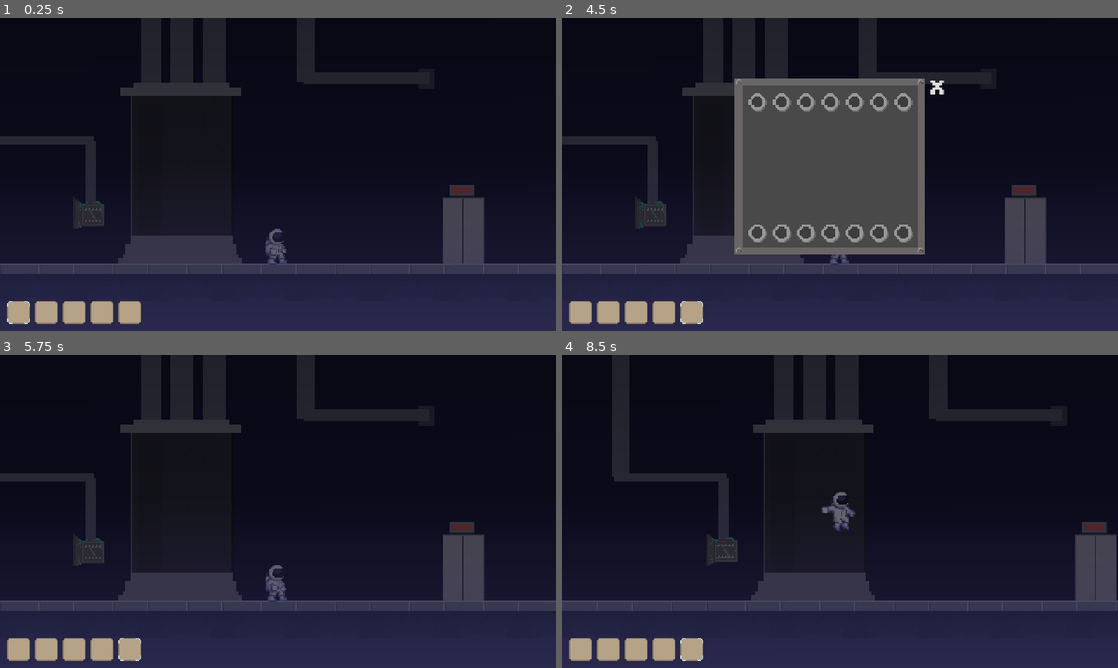
Above: before the commit, frames 1-4 (two rows, left to right).
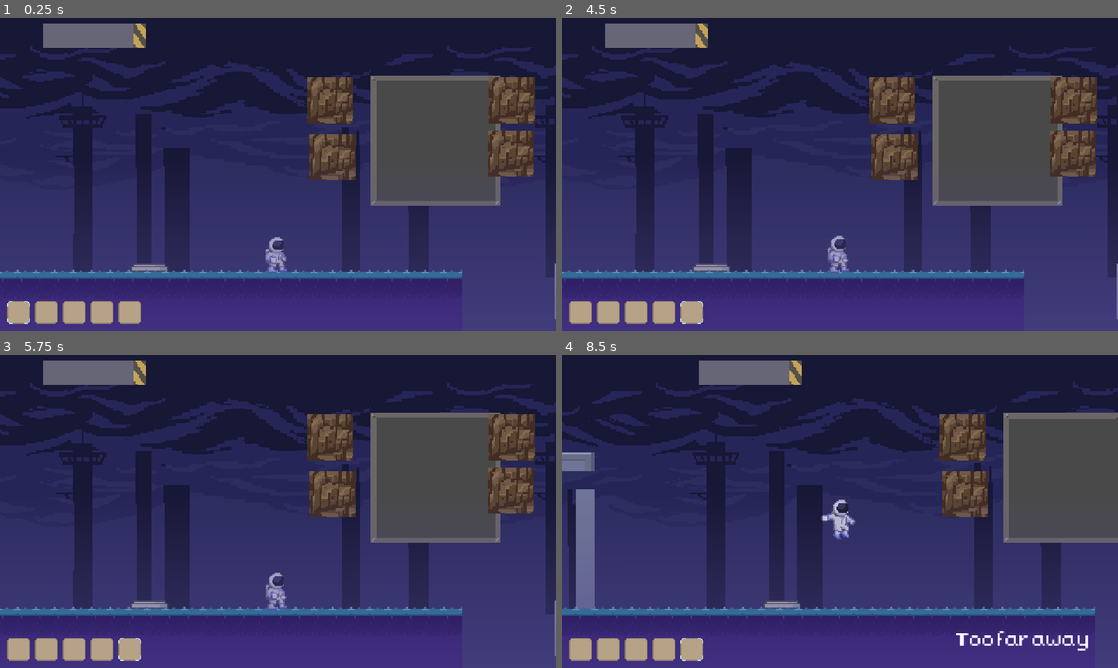
Above: after the commit, the same moments.

Repository: duncanLee003/Expedition_Odyssey
Game: Godot game, scene res://levels/truelevel_1.tscn
The game is run twice, just before and just after one commit, with the same random seed, the same clock (stepped at 60 frames per second) and the same inputs. This scene is started directly instead of the project's main scene.
Inputs (mouse positions are in pixels of both pictures, inside the frame that each line leads up to):
- Up to frame 1 (0.25 s): no input
- Up to frame 2 (4.5 s): click (578, 312) at 0.5 s; click (606, 312) at 1.25 s; click (634, 312) at 2 s; click (662, 312) at 2.75 s; click (689, 312) at 3.5 s; tap Enter at 4.25 s; drag from (650, 212) to (1023, 218) at 4.27 s
- Up to frame 3 (5.75 s): click (378, 423) at 5 s, where only the run before the commit has a clickable "X"
- Up to frame 4 (8.5 s): tap Space (jump) at 5.75, 8.27 s; drag from (1023, 555) to (650, 549) at 5.77 s; move the mouse to (895, 442) at 6.52 s; hold A (move_left) 6.53-7.25 s; tap L (shoot) at 6.6 s; click (895, 442) at 6.67 s; drag from (812, 574) to (673, 464) at 7.27 s; move the mouse to (1006, 558) at 8.02 s; hold D (move_right) from 8.03 s (still down); tap W (enter_door) at 8.1 s; click (1006, 558) at 8.17 s

The runs differ from the first frame. In frame 1, 93% of the frame differs, in the area x 0-100%, y 0-100%; in frame 2, 92%; in frame 3, 93%; in frame 4, 92%.

Commit message:
hate myself

Diff:
--- a/collectables/collectable.gd
+++ b/collectables/collectable.gd
@@ -30,5 +30,16 @@
 		im.show_message(text)
 
 func collect(inventory: Inventory):
+	# ALWAYS add item to inventory
 	inventory.insert(itemRes)
+
+	# ONLY count wires
+	if item_id == "wire":
+		GameState.wires_collected += 1
+
+		if GameState.wires_collected == GameState.wires_required:
+			show_message("You have enough wires now")
+
+		print("Wires:", GameState.wires_collected)
+
 	queue_free()
--- a/collectables/inventory_gui.gd
+++ b/collectables/inventory_gui.gd
@@ -9,6 +9,8 @@
 @onready var ItemStackGuiClass = preload("res://collectables/itemsStackGui.tscn")
 @onready var slots: Array = $NinePatchRect/inventory_page/GridContainer.get_children()
 @onready var hotbar = null
+@onready var map_image = $NinePatchRect/info_page/MapImage
+@onready var map_puzzle = get_tree().get_first_node_in_group("map_puzzle")
 
 var itemInHand: ItemStackGui
 
@@ -33,7 +35,15 @@
 var button_base_positions = {}
 
 func _ready():
+	if map_puzzle:
+		map_puzzle.map_completed.connect(_on_map_completed)
+
+	# restore state
+	if GameState.map_completed:
+		show_map()
+
 	await get_tree().process_frame
+
 
 	hotbar = get_tree().get_first_node_in_group("hotbar")
 
@@ -52,7 +62,7 @@
 	for b in buttons:
 		button_base_positions[b] = b.position
 	# default page
-	select_page("inventory")
+	select_page(GameState.journal_page)
 
 
 # ----------------------------
@@ -88,6 +98,8 @@
 	visible = true
 	isOpen = true
 	opened.emit()
+	await get_tree().process_frame
+	select_page(GameState.journal_page)
 
 func close():
 	visible = false
@@ -182,19 +194,28 @@
 # ----------------------------
 # PAGE SYSTEM
 # ----------------------------
-
 func select_page(page: String):
-	# show pages
-	inventory_page.visible = page == "inventory"
-	settings_page.visible = page == "settings"
-	quest_page.visible = page == "quest"
-	info_page.visible = page == "info"
-
-	# reset buttons
+	GameState.journal_page = page
+
+	inventory_page.visible = false
+	settings_page.visible = false
+	quest_page.visible = false
+	info_page.visible = false
+
+	match page:
+		"inventory":
+			inventory_page.visible = true
+		"settings":
+			settings_page.visible = true
+		"quest":
+			quest_page.visible = true
+		"info":
+			info_page.visible = true
+
+	# buttons
 	for b in buttons:
 		reset_button(b)
 
-	# activate correct button
 	match page:
 		"inventory":
 			activate_button(inventory_button)
@@ -205,7 +226,6 @@
 		"info":
 			activate_button(info_button)
 
-
 func activate_button(btn: Button):
 	var base_pos = button_base_positions[btn]
 
@@ -235,3 +255,12 @@
 
 func _on_info_button_pressed():
 	select_page("info")
+
+
+
+func _on_map_completed():
+	show_map()
+
+
+func show_map():
+	map_image.visible = true
--- a/collectables/inventory_gui.tscn
+++ b/collectables/inventory_gui.tscn
@@ -8,6 +8,7 @@
 [ext_resource type="Texture2D" uid="uid://cupr5hs6y0s3b" path="res://assets/questsBK.png" id="6_e80lq"]
 [ext_resource type="Texture2D" uid="uid://be5841hoonrp4" path="res://assets/settingsBK.png" id="7_rvnjd"]
 [ext_resource type="Texture2D" uid="uid://da7brtym8037g" path="res://assets/pagesBK.png" id="8_3818x"]
+[ext_resource type="Texture2D" uid="uid://g2lkptjqmtr6" path="res://assets/GoldCup.png" id="9_rvnjd"]
 
 [node name="InventoryGui" type="Control" unique_id=1905662609]
 custom_minimum_size = Vector2(128, 80)
@@ -153,6 +154,15 @@
 offset_right = 40.0
 offset_bottom = 40.0
 
+[node name="MapImage" type="TextureRect" parent="NinePatchRect/info_page" unique_id=1632949169]
+visible = false
+layout_mode = 0
+offset_left = 30.0
+offset_top = 21.0
+offset_right = 70.0
+offset_bottom = 61.0
+texture = ExtResource("9_rvnjd")
+
 [connection signal="pressed" from="inventory_button" to="." method="_on_inventory_button_pressed"]
 [connection signal="pressed" from="quest_button" to="." method="_on_quest_button_pressed"]
 [connection signal="pressed" from="settings_button" to="." method="_on_settings_button_pressed"]
--- a/doortest2/coretest.gd
+++ b/doortest2/coretest.gd
@@ -13,6 +13,8 @@
 
 	if GameState.core_powered:
 		apply_powered_state()
+	if GameState.green_filter_enabled:
+		apply_green_filter()
 	if wire_manager:
 		wire_manager.puzzle_completed.connect(_on_puzzle_completed)
 
@@ -20,7 +22,9 @@
 	$AnimatedSprite2D.play("turningon")
 	await $AnimatedSprite2D.animation_finished
 	GameState.core_powered = true
+	GameState.green_filter_enabled = true
 	powered_on.emit()
+	apply_green_filter()
 
 	darkness.visible = false
 	green_light.visible = true
@@ -28,3 +32,11 @@
 func apply_powered_state():
 	$AnimatedSprite2D.play("turningon")
 	$AnimatedSprite2D.frame = $AnimatedSprite2D.sprite_frames.get_frame_count("turningon") - 1
+
+
+func apply_green_filter():
+	# remove darkness
+	darkness.visible = false
+
+	# enable green filter
+	green_light.visible = true
--- a/inventory/inventory.gd
+++ b/inventory/inventory.gd
@@ -46,3 +46,19 @@
 		return
 
 	removeItemAtIndex(index)
+
+func remove_item_by_name(name: String, amount: int):
+	for slot in slots:
+		if slot.item and slot.item.name == name:
+			var remove_amount = min(amount, slot.amount)
+			slot.amount -= remove_amount
+			amount -= remove_amount
+
+			if slot.amount <= 0:
+				slot.item = null
+				slot.amount = 0
+
+			if amount <= 0:
+				break
+
+	updated.emit()
--- a/levels/truelevel_1.tscn
+++ b/levels/truelevel_1.tscn
@@ -33,6 +33,8 @@
 [ext_resource type="PackedScene" uid="uid://b8k23a1aof1vy" path="res://doortest2/coretest.tscn" id="31_c5kou"]
 [ext_resource type="Texture2D" uid="uid://d0fypmxs6hla5" path="res://assets/greenFilter.png" id="32_c5kou"]
 [ext_resource type="PackedScene" uid="uid://cr53ucmoih3bx" path="res://doortest2/elevator_door.tscn" id="33_hunqi"]
+[ext_resource type="PackedScene" uid="uid://dpwbm3kr0trf6" path="res://tutorial_trigger.tscn" id="34_aqj6o"]
+[ext_resource type="PackedScene" uid="uid://tqawc37ha1re" path="res://mappuzzles/map_puzzle_ui.tscn" id="35_apmpi"]
 
 [sub_resource type="TileSetAtlasSource" id="TileSetAtlasSource_53r3j"]
 texture = ExtResource("7_k8aie")
@@ -684,7 +686,7 @@
 scroll_offset = Vector2(36, 41)
 
 [node name="Player" parent="." index="7" unique_id=338436204]
-position = Vector2(5133, 16)
+position = Vector2(4081, 16)
 
 [node name="Camera2D" parent="Player" index="3" unique_id=1679476865]
 position = Vector2(0, 0)
@@ -790,13 +792,13 @@
 position = Vector2(4212, -251)
 
 [node name="key2" parent="." index="21" unique_id=1808054208 instance=ExtResource("14_apmpi")]
-position = Vector2(4196, -214)
+position = Vector2(4190, -222)
 
 [node name="Barrier2" parent="." index="22" unique_id=368612046 instance=ExtResource("18_3j2fo")]
 position = Vector2(4253, -215)
 
 [node name="keycard" parent="." index="23" unique_id=2099837322 instance=ExtResource("24_53r3j")]
-position = Vector2(2537, -562)
+position = Vector2(3505, -104)
 itemRes = ExtResource("25_5wf4s")
 
 [node name="Pcbuilding" type="Sprite2D" parent="." index="24" unique_id=1140397853]
@@ -849,6 +851,42 @@
 collision_mask = 3
 next_scene = "Level1pc"
 
+[node name="scrap4" parent="." index="33" unique_id=2054571216 instance=ExtResource("13_aqj6o")]
+position = Vector2(4496, 30)
+item_id = "wire"
+
+[node name="scrap5" parent="." index="34" unique_id=1973430665 instance=ExtResource("13_aqj6o")]
+position = Vector2(4525, 25)
+item_id = "wire"
+
+[node name="scrap6" parent="." index="35" unique_id=1343404196 instance=ExtResource("13_aqj6o")]
+position = Vector2(4544, 32)
+item_id = "wire"
+
+[node name="scrap7" parent="." index="36" unique_id=1705404427 instance=ExtResource("13_aqj6o")]
+position = Vector2(4579, 29)
+item_id = "wire"
+
+[node name="scrap8" parent="." index="37" unique_id=1678060077 instance=ExtResource("13_aqj6o")]
+position = Vector2(4623, 28)
+item_id = "wire"
+
+[node name="scrap9" parent="." index="38" unique_id=1067890320 instance=ExtResource("13_aqj6o")]
+position = Vector2(4659, 25)
+item_id = "wire"
+
+[node name="scrap10" parent="." index="39" unique_id=1062203182 instance=ExtResource("13_aqj6o")]
+position = Vector2(4690, 28)
+item_id = "wire"
+
+[node name="TutorialTrigger" parent="." index="40" unique_id=216174702 instance=ExtResource("34_aqj6o")]
+position = Vector2(102, 66)
+message = "hellot"
+trigger_once = false
+
+[node name="MapPuzzleUI" parent="." index="41" unique_id=1469025354 instance=ExtResource("35_apmpi")]
+position = Vector2(4161, -113)
+
 [connection signal="closed" from="CanvasLayer/InventoryGui" to="Player" method="_on_inventory_gui_closed"]
 [connection signal="opened" from="CanvasLayer/InventoryGui" to="Player" method="_on_inventory_gui_opened"]
 [connection signal="body_entered" from="PressurePlate" to="PressurePlate" method="_on_body_entered"]
--- /dev/null
+++ b/mappuzzles/map_puzzle_ui.gd
@@ -0,0 +1,27 @@
+extends Node2D
+
+signal map_completed
+
+var completed := false
+
+
+func check_complete():
+	if completed:
+		return
+
+	for piece in get_tree().get_nodes_in_group("map_pieces"):
+		if not piece.locked:
+			return
+
+	_on_map_completed()
+
+
+func _on_map_completed():
+	if completed:
+		return
+
+	completed = true
+	GameState.map_completed = true
+
+	emit_signal("map_completed")
+	print("MAP COMPLETED")
--- /dev/null
+++ b/mappuzzles/map_puzzle_ui.tscn
@@ -0,0 +1,103 @@
+[gd_scene format=3 uid="uid://tqawc37ha1re"]
+
+[ext_resource type="Script" uid="uid://cffb02s8on7tl" path="res://mappuzzles/map_puzzle_ui.gd" id="1_y8wk1"]
+[ext_resource type="Texture2D" uid="uid://bwnbtgpjrnvtk" path="res://assets/panelEmpty.png" id="2_j0uuk"]
+[ext_resource type="Texture2D" uid="uid://bmfd4jh4eog3m" path="res://assets/all-rock-tiles_03.png" id="2_nxe4b"]
+[ext_resource type="Script" uid="uid://b44ck1uk3hwgk" path="res://mappuzzles/piece.gd" id="3_j0uuk"]
+[ext_resource type="Script" uid="uid://bottfxngs6qmb" path="res://mappuzzles/snap_zone_1.gd" id="4_44ol8"]
+
+[node name="MapPuzzleUI" type="Node2D" unique_id=1469025354 groups=["map_puzzle"]]
+script = ExtResource("1_y8wk1")
+
+[node name="TextureRect" type="TextureRect" parent="." unique_id=165048455]
+offset_top = -1.0
+offset_right = 224.0
+offset_bottom = 224.0
+scale = Vector2(0.5, 0.5)
+texture = ExtResource("2_j0uuk")
+
+[node name="Piece1" type="TextureRect" parent="." unique_id=573892046]
+offset_left = -55.0
+offset_right = -15.0
+offset_bottom = 40.0
+texture = ExtResource("2_nxe4b")
+script = ExtResource("3_j0uuk")
+
+[node name="Piece2" type="TextureRect" parent="." unique_id=624657675]
+offset_left = 102.0
+offset_right = 142.0
+offset_bottom = 40.0
+texture = ExtResource("2_nxe4b")
+script = ExtResource("3_j0uuk")
+
+[node name="Piece3" type="TextureRect" parent="." unique_id=491904991]
+offset_left = -53.0
+offset_top = 49.0
+offset_right = -13.0
+offset_bottom = 89.0
+texture = ExtResource("2_nxe4b")
+script = ExtResource("3_j0uuk")
+
+[node name="Piece4" type="TextureRect" parent="." unique_id=492728539]
+offset_left = 101.0
+offset_top = 46.0
+offset_right = 141.0
+offset_bottom = 86.0
+texture = ExtResource("2_nxe4b")
+script = ExtResource("3_j0uuk")
+
+[node name="SnapZone1" type="Control" parent="." unique_id=765903131 groups=["snap_zones"]]
+layout_mode = 3
+anchors_preset = 0
+offset_right = 40.0
+offset_bottom = 40.0
+script = ExtResource("4_44ol8")
+correct_piece_name = "Piece1"
+
+[node name="SnapPoint" type="Control" parent="SnapZone1" unique_id=308261667]
+anchors_preset = 0
+offset_right = 40.0
+offset_bottom = 40.0
+
+[node name="SnapZone2" type="Control" parent="." unique_id=354531399 groups=["snap_zones"]]
+layout_mode = 3
+anchors_preset = 0
+offset_left = 40.0
+offset_right = 80.0
+offset_bottom = 40.0
+script = ExtResource("4_44ol8")
+correct_piece_name = "Piece2"
+
+[node name="SnapPoint" type="Control" parent="SnapZone2" unique_id=962852696]
+anchors_preset = 0
+offset_right = 40.0
+offset_bottom = 40.0
+
+[node name="SnapZone3" type="Control" parent="." unique_id=1260514784 groups=["snap_zones"]]
+layout_mode = 3
+anchors_preset = 0
+offset_top = 40.0
+offset_right = 40.0
+offset_bottom = 80.0
+script = ExtResource("4_44ol8")
+correct_piece_name = "Piece3"
+
+[node name="SnapPoint" type="Control" parent="SnapZone3" unique_id=1710908697]
+anchors_preset = 0
+offset_right = 40.0
+offset_bottom = 40.0
+
+[node name="SnapZone4" type="Control" parent="." unique_id=753129422 groups=["snap_zones"]]
+layout_mode = 3
+anchors_preset = 0
+offset_left = 40.0
+offset_top = 40.0
+offset_right = 80.0
+offset_bottom = 80.0
+script = ExtResource("4_44ol8")
+correct_piece_name = "Piece4"
+
+[node name="SnapPoint" type="Control" parent="SnapZone4" unique_id=2141769204]
+anchors_preset = 0
+offset_right = 40.0
+offset_bottom = 40.0
--- /dev/null
+++ b/mappuzzles/piece.gd
@@ -0,0 +1,64 @@
+extends TextureRect
+
+var locked := false
+var dragging := false
+var offset := Vector2.ZERO
+
+func _ready():
+	if GameState.map_completed:
+		queue_free()
+
+func _gui_input(event):
+	if locked:
+		return
+
+	if event is InputEventMouseButton and event.button_index == MOUSE_BUTTON_LEFT:
+		if event.pressed:
+			dragging = true
+			offset = global_position - get_global_mouse_position()
+		else:
+			dragging = false
+
+
+
+func _process(delta):
+	if dragging:
+		global_position = get_global_mouse_position() + offset
+		check_snap()  # 🔥 add this
+
+
+func check_snap():
+	print("CHECK SNAP CALLED")
+
+	for zone in get_tree().get_nodes_in_group("snap_zones"):
+
+		print("Checking:", zone.name)
+
+		var rect = zone.get_global_rect()
+
+		if rect.grow(10).has_point(global_position):
+			if zone.is_correct(name):
+				snap_to_zone(zone)
+				return
+
+func snap_to_zone(zone):
+	if locked:
+		return
+
+	dragging = false
+	locked = true
+
+	var snap_point = zone.get_node("SnapPoint")
+
+	var tween = create_tween()
+	tween.tween_property(
+		self,
+		"global_position",
+		snap_point.global_position,
+		0.2
+	).set_trans(Tween.TRANS_SINE).set_ease(Tween.EASE_OUT)
+
+	mouse_filter = Control.MOUSE_FILTER_IGNORE
+	var ui = get_tree().get_first_node_in_group("map_puzzle")
+	if ui:
+		ui.check_complete()
--- /dev/null
+++ b/mappuzzles/snap_zone_1.gd
@@ -0,0 +1,6 @@
+extends Control
+
+@export var correct_piece_name: String
+
+func is_correct(piece_name):
+	return piece_name == correct_piece_name
--- a/pressureplates/moveabledoor.gd
+++ b/pressureplates/moveabledoor.gd
@@ -9,7 +9,7 @@
 
 func _ready():
 	start_position = global_position
-	target_position = start_position + Vector2(0, -move_distance) # move UP
+	target_position = start_position + Vector2(move_distance, 0)
 
 func set_active(state: bool):
 	is_active = state
--- a/scripts/gamestate.gd
+++ b/scripts/gamestate.gd
@@ -4,3 +4,11 @@
 var chest_states: Dictionary = {}
 var door_states: Dictionary = {}
 var core_powered := false
+var green_filter_enabled := false
+
+var wires_collected := 0
+var wires_required := 7
+
+var map_completed := false
+var map_piece_states := {}
+var journal_page := "inventory"
--- /dev/null
+++ b/tutorial_trigger.gd
@@ -0,0 +1,51 @@
+extends Area2D
+
+@export var message: String = "Press W to interact"
+@export var trigger_once := true
+
+var triggered := false
+
+func _ready():
+	body_entered.connect(_on_body_entered)
+
+@onready var label = $Label
+
+var hide_timer = null
+var fade_tween = null
+
+func show_message(text):
+	if label == null:
+		print("Label not found!")
+		return
+
+	label.text = text
+	label.visible = true
+	label.modulate.a = 1.0  # reset opacity
+
+	# stop previous timer
+	if hide_timer:
+		hide_timer = null
+
+	# stop previous tween
+	if fade_tween:
+		fade_tween.kill()
+
+	# wait before fading (message display time)
+	hide_timer = get_tree().create_timer(2.0)
+	await hide_timer.timeout
+
+	# fade out
+	fade_tween = create_tween()
+	fade_tween.tween_property(label, "modulate:a", 0.0, 1.0)
+
+	await fade_tween.finished
+
+	label.visible = false
+
+func _on_body_entered(body: Node2D) -> void:
+	if body.is_in_group("player"):
+		if trigger_once and triggered:
+			return
+
+		triggered = true
+		show_message(message)
--- /dev/null
+++ b/tutorial_trigger.tscn
@@ -0,0 +1,21 @@
+[gd_scene format=3 uid="uid://dpwbm3kr0trf6"]
+
+[ext_resource type="Script" uid="uid://cpkbxdoj7a7cn" path="res://tutorial_trigger.gd" id="1_2dm2t"]
+
+[sub_resource type="RectangleShape2D" id="RectangleShape2D_qwqjh"]
+size = Vector2(48, 75)
+
+[node name="TutorialTrigger" type="Area2D" unique_id=216174702]
+collision_layer = 35
+collision_mask = 3
+script = ExtResource("1_2dm2t")
+
+[node name="CollisionShape2D" type="CollisionShape2D" parent="." unique_id=1709629528]
+position = Vector2(24, -37.5)
+shape = SubResource("RectangleShape2D_qwqjh")
+
+[node name="Label" type="Label" parent="." unique_id=778198053]
+offset_left = 4.0
+offset_top = -53.0
+offset_right = 44.0
+offset_bottom = -30.0
--- a/wirepuzzles/wire_manager.gd
+++ b/wirepuzzles/wire_manager.gd
@@ -10,7 +10,12 @@
 var wire_locked := false
 var completed_wires := {}
 
+func can_connect() -> bool:
+	return GameState.wires_collected >= GameState.wires_required
+
 signal puzzle_completed
+
+
 
 func _ready():
 	add_to_group("wire_manager")
@@ -24,8 +29,13 @@
 
 
 func start_wire(pin):
+	if !can_connect():
+		show_message("You need more wires")
+		return
+
 	if completed_wires.has(pin.wire_id):
 		return
+
 
 	start_pin = pin
 	wire_locked = false
@@ -105,6 +115,20 @@
 	print("PUZZLE COMPLETE!")
 	puzzle_completed.emit()
 
+	var hotbar = get_tree().get_first_node_in_group("hotbar")
+
+	if hotbar:
+		var inventory = hotbar.inventory
+		inventory.remove_item_by_name("scrap", GameState.wires_required)
+
+
+
+
 func _on_close_button_pressed() -> void:
 	hide()
 	get_tree().paused = false
+
+func show_message(text):
+	var im = get_tree().get_first_node_in_group("interaction_manager")
+	if im:
+		im.show_message(text)
--- a/wirepuzzles/wire_puzzle_ui.gd
+++ b/wirepuzzles/wire_puzzle_ui.gd
@@ -1,8 +1,30 @@
 extends Node2D
+
+@onready var map_image = $MapImage
+
+func _enter_tree():
+	print("WIRE UI ENTERED TREE")
+	print("STATE:", GameState.map_completed)
+
+	if GameState.map_completed:
+		show_map()
+
+func show_map():
+	map_image.visible = true
+	print("CHECK")
 
 func open():
 	show()
+	call_deferred("refresh_state")
+	var im = get_tree().get_first_node_in_group("interaction_manager")
+	if GameState.wires_collected < GameState.wires_required:
+		if im:
+			im.show_message("You need more wires")
+			return
 
+func refresh_state():
+	if GameState.map_completed:
+		show_map()
 
 func close():
 	hide()
--- a/wirepuzzles/wire_puzzle_ui.tscn
+++ b/wirepuzzles/wire_puzzle_ui.tscn
@@ -6,6 +6,7 @@
 [ext_resource type="Script" uid="uid://dku3sk3xofurn" path="res://wirepuzzles/wire_manager.gd" id="3_vgqp5"]
 [ext_resource type="Script" uid="uid://cqlmtxinvp7qo" path="res://wirepuzzles/pins.gd" id="4_gq056"]
 [ext_resource type="Texture2D" uid="uid://bp5uucht87g0" path="res://assets/WireHole.png" id="6_gq056"]
+[ext_resource type="Texture2D" uid="uid://g2lkptjqmtr6" path="res://assets/GoldCup.png" id="7_vgqp5"]
 
 [sub_resource type="RectangleShape2D" id="RectangleShape2D_togn3"]
 
@@ -228,4 +229,12 @@
 [node name="CollisionShape2D" type="CollisionShape2D" parent="WirePuzzle/RightPins/Pin7" unique_id=143812315]
 shape = SubResource("RectangleShape2D_femci")
 
+[node name="MapImage" type="TextureRect" parent="." unique_id=957798786]
+visible = false
+offset_left = -36.0
+offset_top = -177.0
+offset_right = 4.0
+offset_bottom = -137.0
+texture = ExtResource("7_vgqp5")
+
 [connection signal="pressed" from="CloseButton" to="." method="_on_close_button_pressed"]
Not shown: 2 places in collectables/scrap.tscn that only renumber resources
Not shown, added: mappuzzles/map_puzzle_ui.gd.uid
Not shown, added: mappuzzles/piece.gd.uid
Not shown, added: mappuzzles/snap_zone_1.gd.uid
Not shown, added: tutorial_trigger.gd.uid
